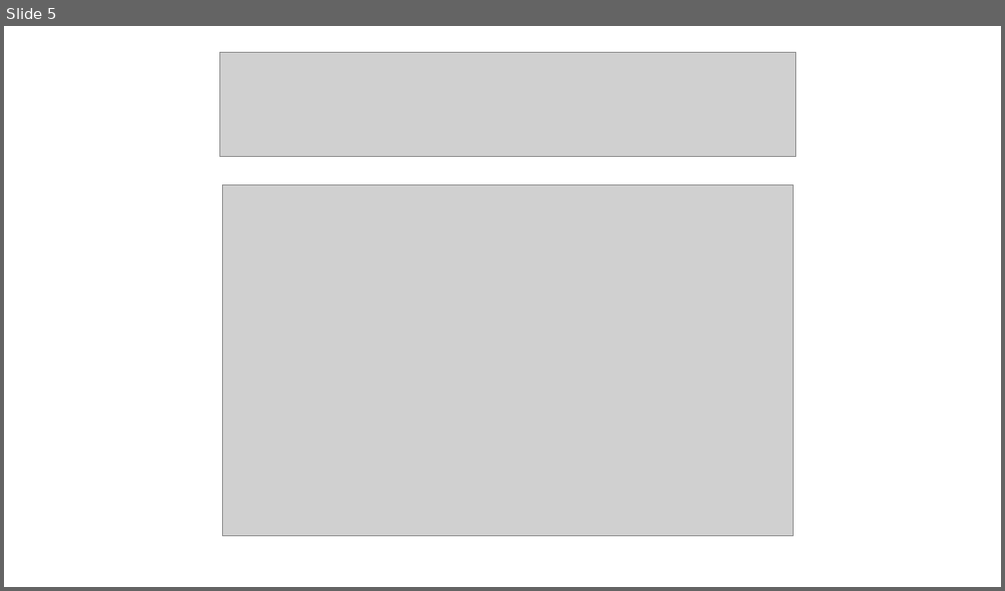
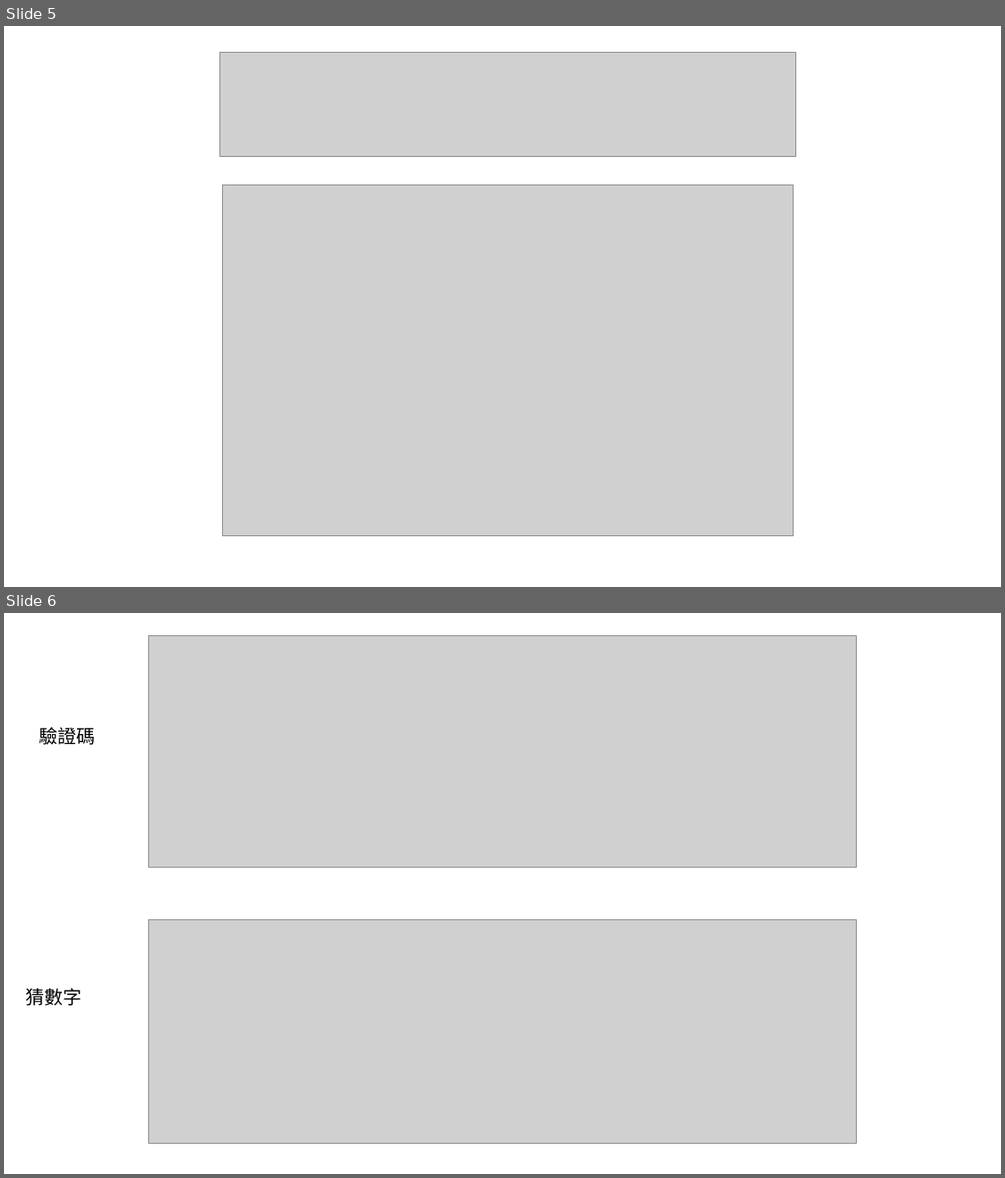
Before and after one commit to weisiangXD/PythonFinalProject2024, a slide deck: ppt/遊戲截圖/遊戲截圖.pptx. Shown one above the other, each under a label of ours: slide 5 before the commit, slides 5 and 6 after it. The pictures are 1005x591 and 1005x1178 pixels, drawn with LibreOffice and Linux fonts; fonts in the diff are those of the drawing; grey boxes stand for pictures. Boxes give left, top, right and bottom in pixels: in the first picture for what was removed or moved away, otherwise in the second. Text is boxed around its words. In the diff, an @@ line names an element or a change of style, - is before the commit and + after.

```diff
--- a/ppt/遊戲截圖/遊戲截圖.pptx
+++ b/ppt/遊戲截圖/遊戲截圖.pptx
@@ slide 6 added at [4, 613, 1001, 1174], background #FFFFFF @@
@@ picture added at [148, 636, 858, 868] @@
@@ text added at [40, 727, 96, 745], 18 pt, text #000000 @@
+驗證碼
@@ picture added at [148, 919, 858, 1143] @@
@@ text added at [26, 988, 82, 1005], 18 pt, text #000000 @@
+猜數字
```
Also in this commit, not shown: 2 other files.
